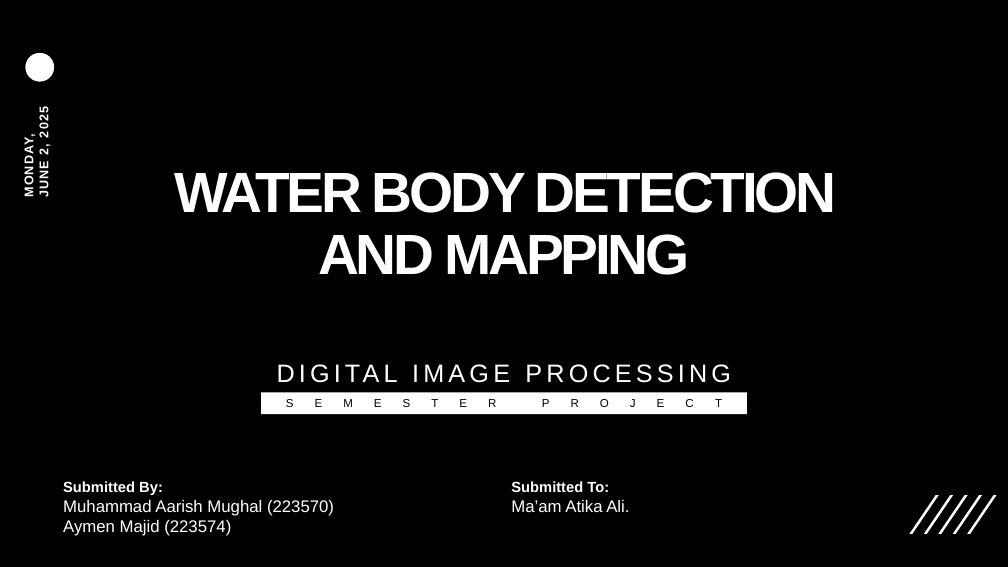
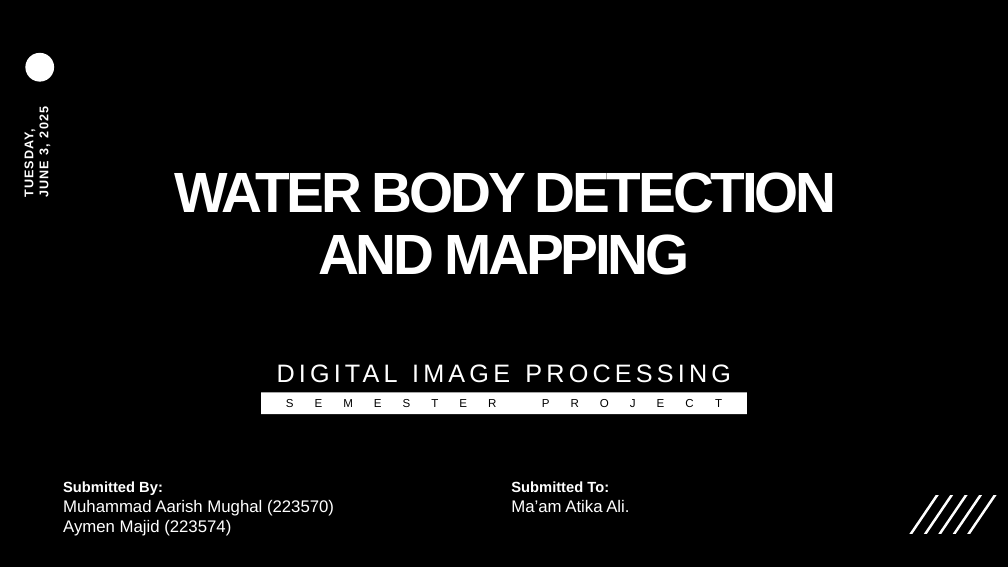
Before and after one commit to Aarishmughal/dip_project_water_body_detection, a slide deck: slide 1 of Project_Presentation_DIP.pptx. Drawn at 1008x567 pixels with LibreOffice and Linux fonts; fonts in the diff are those of the drawing. Boxes give left, top, right and bottom in pixels: in the first picture for what was removed or moved away, otherwise in the second. Text is boxed around its words. In the diff, an @@ line names an element or a change of style, - is before the commit and + after.

```diff
--- a/Project_Presentation_DIP.pptx
+++ b/Project_Presentation_DIP.pptx
@@ text at (22, 110, 51, 197): text changed @@
-MONDAY, JUNE 2, 2025
+TUESDAY, JUNE 3, 2025
```
Also in this commit, not shown: 1 slide added, 7 other files.
